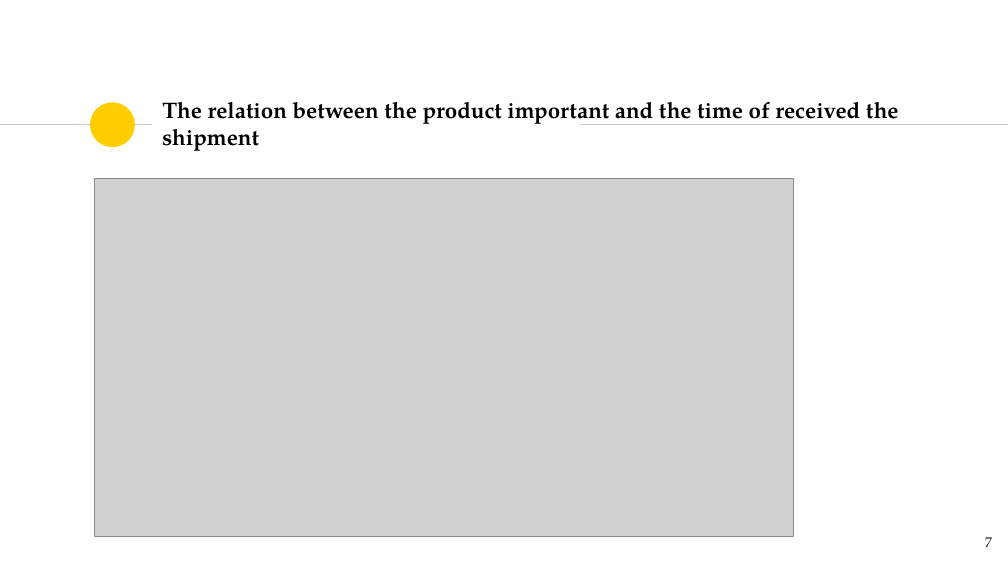
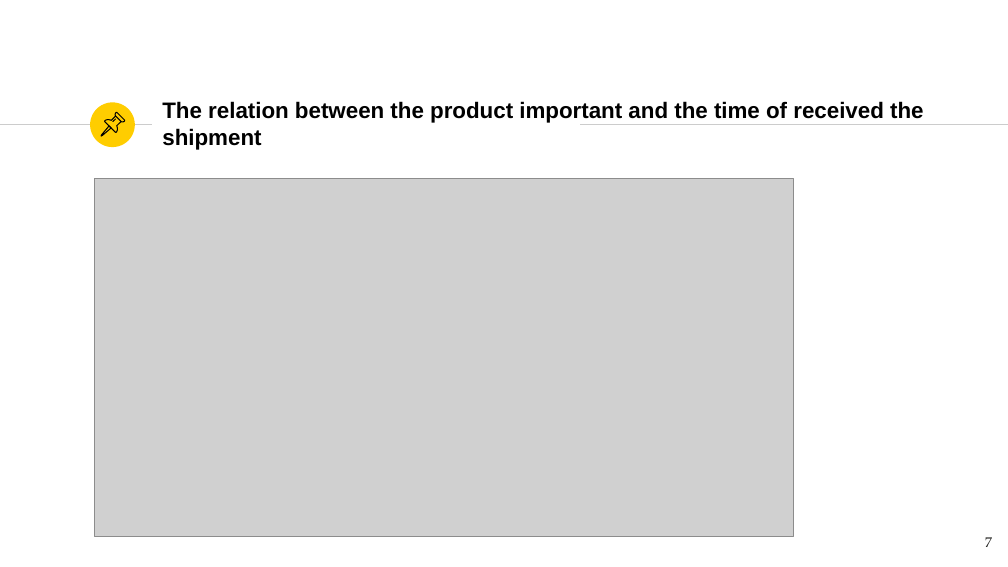
Before and after one commit to Meshari16/project, a slide deck: slide 7 of mainproject.pptx. Drawn at 1008x567 pixels with LibreOffice and Linux fonts; fonts in the diff are those of the drawing; grey boxes stand for pictures. Boxes give left, top, right and bottom in pixels: in the first picture for what was removed or moved away, otherwise in the second. Text is boxed around its words. In the diff, an @@ line names an element or a change of style, - is before the commit and + after.

```diff
--- a/mainproject.pptx
+++ b/mainproject.pptx
@@ group added at (101, 113, 124, 136): 4 freeform shapes @@
@@ title "The relation between the product ..." at (162, 101, 924, 150): font TeX Gyre Pagella to Arial @@
```
Also in this commit, not shown: 7 other slides changed.
